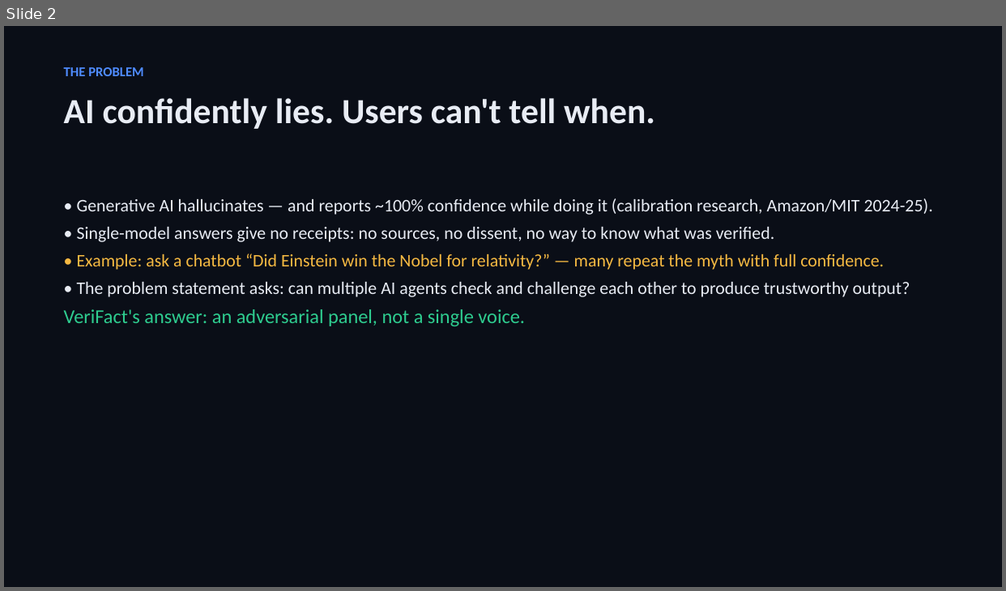
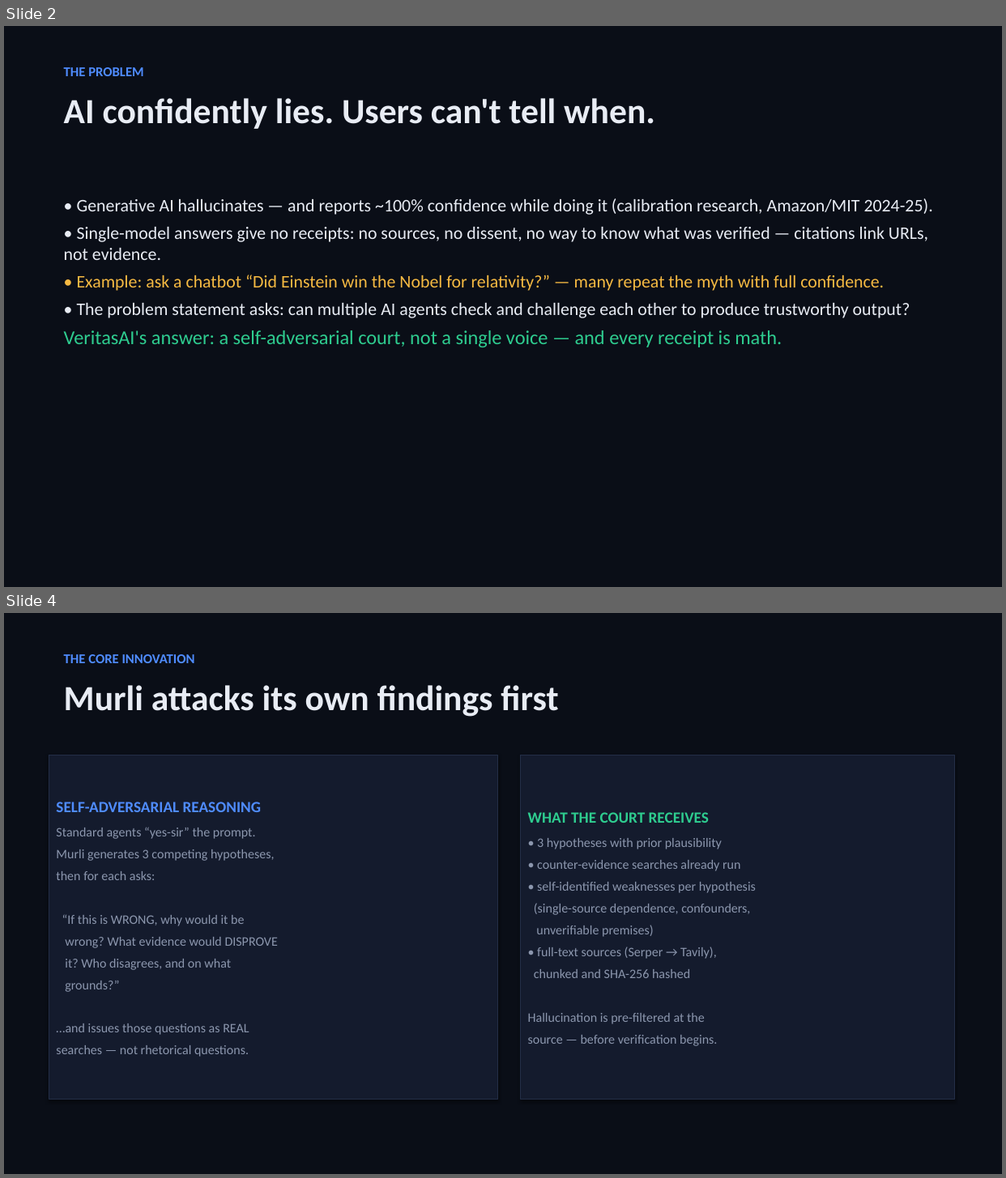
Before and after one commit to ArpitKumar8649/Innovahack_chapter1, a slide deck: submission/VeriFact_Deck.pptx. Shown one above the other, each under a label of ours: slide 2 before the commit, slides 2 and 4 after it; the slides between them are not shown. The pictures are 1006x591 and 1006x1178 pixels, drawn with LibreOffice and Linux fonts; fonts in the diff are those of the drawing. Boxes give left, top, right and bottom in pixels: in the first picture for what was removed or moved away, otherwise in the second. Text is boxed around its words. In the diff, an @@ line names an element or a change of style, - is before the commit and + after.

```diff
--- a/submission/VeriFact_Deck.pptx
+++ b/submission/VeriFact_Deck.pptx
@@ slide 4 added at (4,613,1002,1174), background #0A0E17 @@
@@ text added at (64,654,558,717), 34 pt, text #E8ECF4, bold @@
+THE CORE INNOVATION
+Murli attacks its own findings first
@@ rectangle added at (49,756,498,1100), fill #141B2D, outline #232E47 0.75 pt, 12.5 pt, text #8B96AD @@
+SELF-ADVERSARIAL REASONING
+Standard agents “yes-sir” the prompt.
+Murli generates 3 competing hypotheses,
+then for each asks:
+“If this is WRONG, why would it be
+wrong? What evidence would DISPROVE
+it? Who disagrees, and on what
+grounds?”
+…and issues those questions as REAL
+searches — not rhetorical questions.
@@ rectangle added at (521,756,955,1100), fill #141B2D, outline #232E47 0.75 pt, 12.5 pt, text #8B96AD @@
+WHAT THE COURT RECEIVES
+• 3 hypotheses with prior plausibility
+• counter-evidence searches already run
+• self-identified weaknesses per hypothesis
+(single-source dependence, confounders,
+unverifiable premises)
+• full-text sources (Serper → Tavily),
+chunked and SHA-256 hashed
+Hallucination is pre-filtered at the
+source — before verification begins.
@@ slide 2 changed as well @@
@@ text at (64,227,928,260): text changed @@
-• Single-model answers give no receipts: no sources, no dissent, no way to know what was verified.
+• Single-model answers give no receipts: no sources, no dissent, no way to know what was verified — citations link URLs, not evidence.
@@ text at (64,331,782,348): text changed @@
-VeriFact's answer: an adversarial panel, not a single voice.
+VeritasAI's answer: a self-adversarial court, not a single voice — and every receipt is math.
```
Also in this commit, not shown: 4 other slides changed, 1 other slide added, 2 slides removed, 17 other files.
